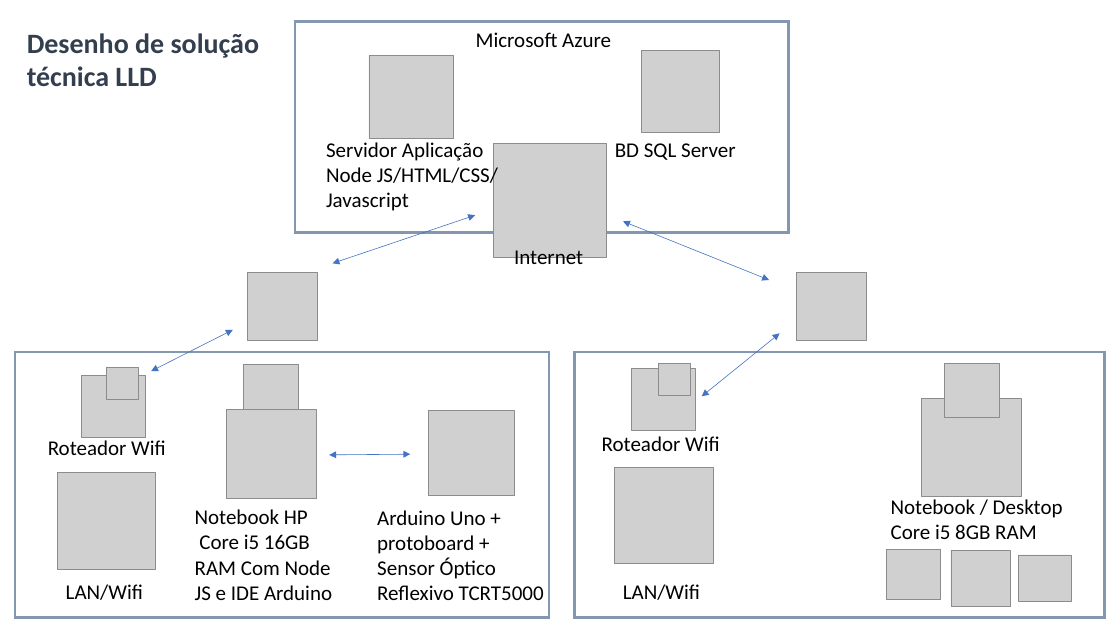
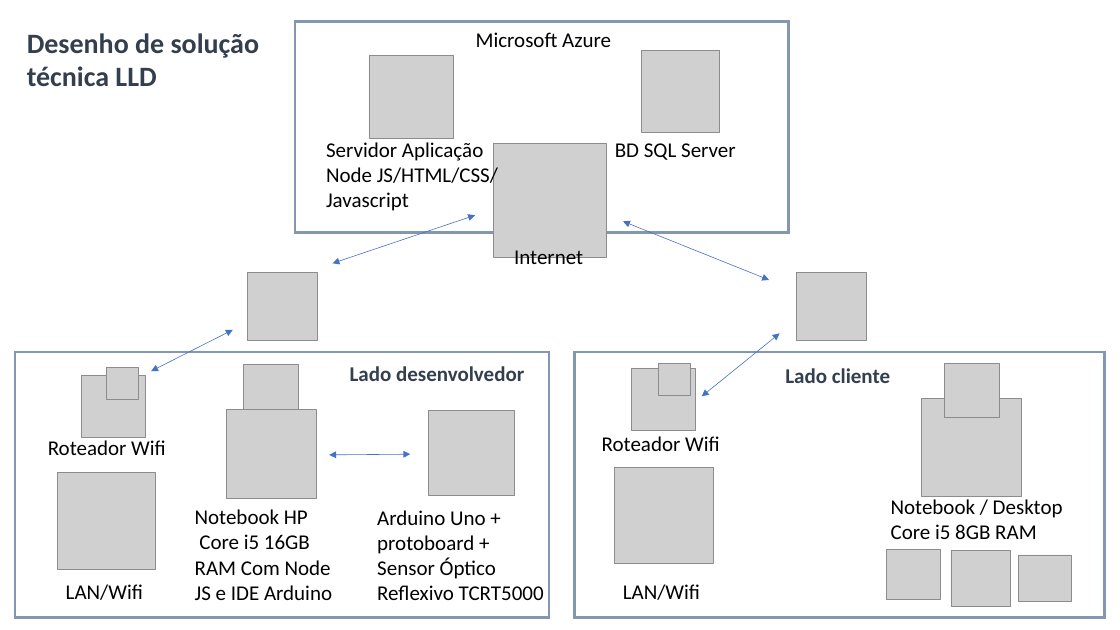
Before and after one commit to larissaSousa1998/segunda-sprint, a slide deck: slide 2 of Documentação/Desenhos de solução.pptx. Drawn at 1120x630 pixels with LibreOffice and Linux fonts; fonts in the diff are those of the drawing; grey boxes stand for pictures. Boxes give left, top, right and bottom in pixels: in the first picture for what was removed or moved away, otherwise in the second. Text is boxed around its words. In the diff, an @@ line names an element or a change of style, - is before the commit and + after.

```diff
--- a/Documentação/Desenhos de solução.pptx
+++ b/Documentação/Desenhos de solução.pptx
@@ text added at box(350, 366, 524, 381), 18 pt, text #333F50, bold @@
+Lado desenvolvedor
@@ text added at box(785, 368, 890, 383), 18 pt, text #333F50, bold @@
+Lado cliente
```
Also in this commit, not shown: 1 other slide changed.
